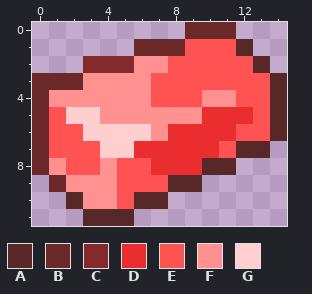
Pixel-art sprite -- Content/Items/Placeables/InfernalBar.png. The first picture shows the starting point.
The file is 30x24 pixels, drawn in blocks of 2x2; one block is one cell here.
Palette (. is transparent): A #572828  B #6b292a  C #822b2a  D #ea2d2e  E #ff5253  F #ff9191  G #ffcece
Pixels before, first column x 0:
 0 .........BBB...
 1 ......BBBEEEA..
 2 ...CCCFFEEEEEA.
 3 BBBFFFFEEEEEEEA
 4 BFFFFFFEEEFFEEA
 5 BEGGFFFFFFDDDEA
 6 BEEGGGGFDDDDEEA
 7 BEEEGGDDDDDEAA.
 8 BFEEFEEDDDAA...
 9 .BFFFEEEAA.....
10 ..AFFEAA.......
11 ...AAA.........
The result:
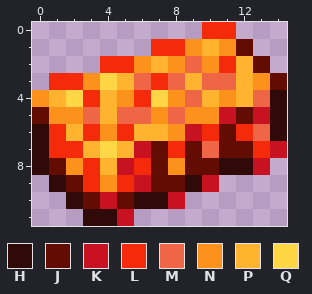
Colours new in this view: H #300909  J #620c02  K #c81222  L #f42a0a  M #ee6646  N #fc911c  P #ffb32f  Q #ffd746
Commit message: Edit Infernal related item textures
Difference:
Changed rows in their new state; - is an unchanged pixel.
first column x 0:
 0 ---------.LL---
 1 ------.LLNPNJ--
 2 ---.LLNPNMNLPJ-
 3 .LLNQPMLMPMMPNJ
 4 NPQLPNLQNMPNPMH
 5 JNNMPMMNMNNKJKH
 6 HLPLNLPPNKLJLMH
 7 HLLPQPKJLJMJJLK
 8 HJNLPKLJNJJHHK-
 9 -HJLNLKJJHK----
10 --HJKJHHK------
11 ---HHK---------
Changed places in both pictures, as pixel boxes (x1, y1, x2, y2):
changed: (32, 22, 287, 226)
